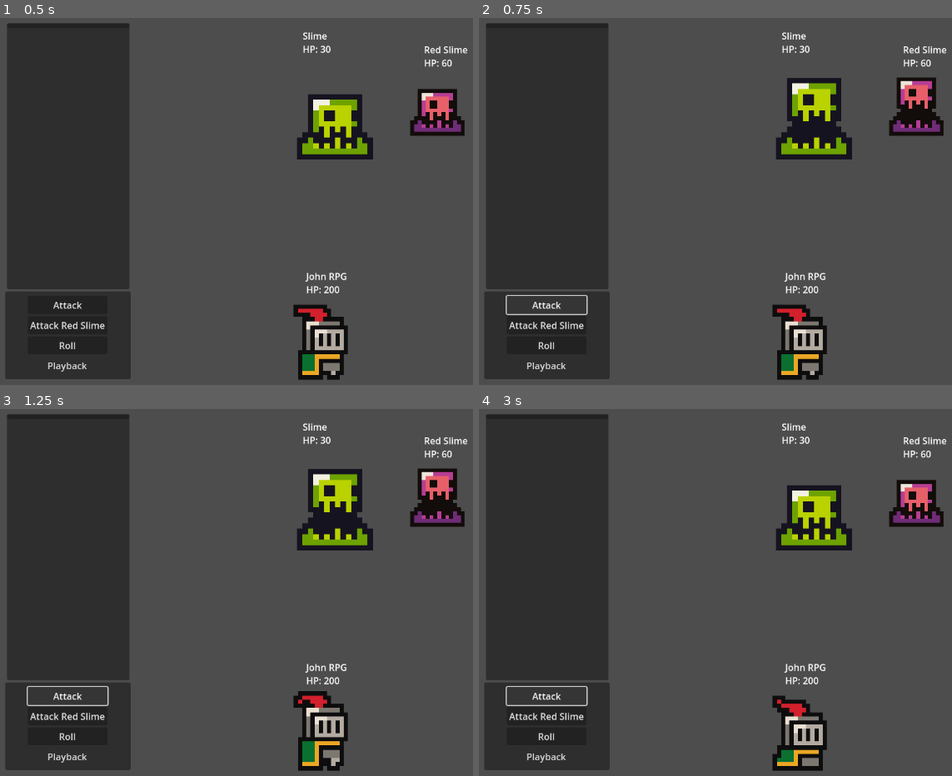
Above: before the commit, frames 1-4 (two rows, left to right).
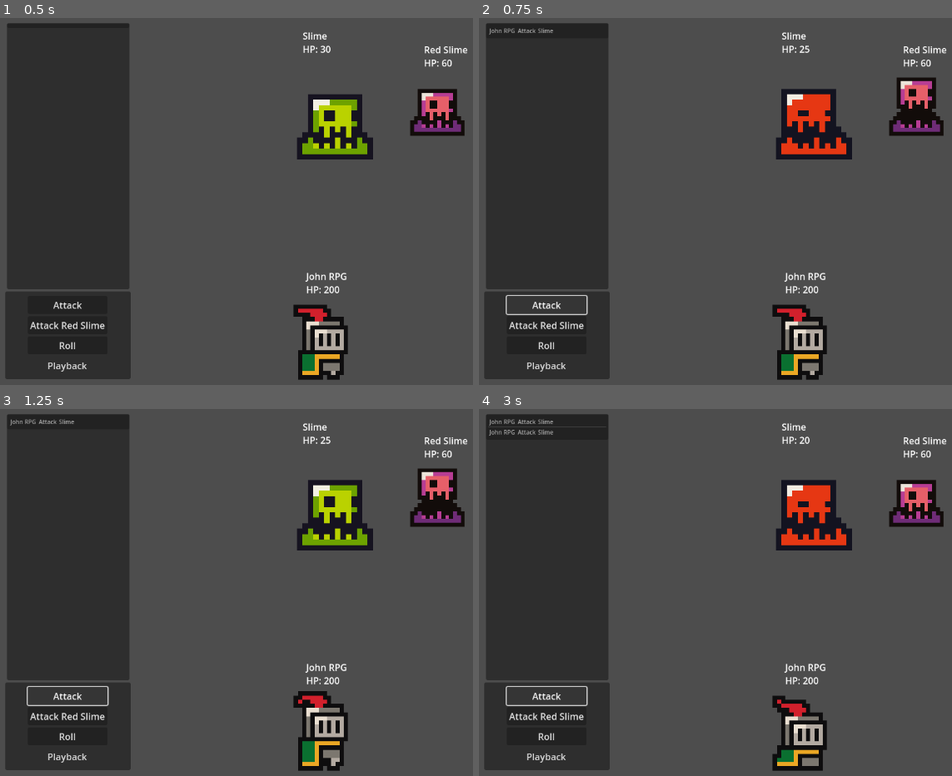
Above: after the commit, the same moments.

Repository: jhobz/rpg-prototype
Game: Godot game, scene res://scenes/game.tscn
Same seed, same stepped clock (60 frames per second), same inputs: the game is played once before the commit and once after it.
Inputs:
- Up to frame 1 (0.5 s): no input
- Up to frame 2 (0.75 s): click "Attack" at 0.5 s
- Up to frame 3 (1.25 s): no input
- Up to frame 4 (3 s): click "Attack Red Slime" at 1.25 s; click "Roll" at 2 s; click "Attack" at 2.75 s

Frame 1 is identical in both runs. In frame 2, 2.0% of the frame differs, in the area x 2-78%, y 2-38%; in frame 3, 1.1%; in frame 4, 2.0%.
Error before the commit: Invalid assignment of property or key 'is_active' with value of type 'bool' on a base object of type 'Nil'. (res://logic/state_machine.gd:17)

Commit message:
Functional resolution of merge

Diff:
--- a/logic/states/BattleComplete.gd
+++ b/logic/states/BattleComplete.gd
@@ -6,7 +6,7 @@
 	var pc_alive = false
 	var npc_alive = false
 	for node in %Characters.get_children():
-		var char = node as Character
+		var char = (node as Character) if node is Character else node.get_node("Character") as Character
 		if not char.is_dead():
 			if char.is_player_character:
 				pc_alive = true
--- a/logic/states/BattleIdle.gd
+++ b/logic/states/BattleIdle.gd
@@ -9,7 +9,7 @@
 
 func enter():
 	for node in %Characters.get_children():
-		characters.append(node)
+		characters.append(node as Character if node is Character else node.get_node("Character") as Character)
 
 func exit():
 	characters.clear()
--- a/scenes/Character/character.gd
+++ b/scenes/Character/character.gd
@@ -63,7 +63,7 @@
 		return
 
 	print(char_name + ' died')
-	queue_free()
+	visible = false
 
 func die():
 	if animated_sprite.is_playing() and animated_sprite.animation == 'hit':
--- a/scenes/game.tscn
+++ b/scenes/game.tscn
@@ -1,10 +1,13 @@
-[gd_scene load_steps=30 format=3 uid="uid://b33y6mn6fv2mw"]
+[gd_scene load_steps=33 format=3 uid="uid://b33y6mn6fv2mw"]
 
 [ext_resource type="Script" uid="uid://c4t4igimji1m2" path="res://logic/state_machine.gd" id="1_lbhrr"]
 [ext_resource type="Script" uid="uid://da38x83w6ofja" path="res://scenes/game_manager.gd" id="1_uwrxv"]
 [ext_resource type="Script" uid="uid://dolcf35kui0ao" path="res://scenes/Character/Actions/attack.gd" id="2_lbhrr"]
 [ext_resource type="Script" uid="uid://cyrlkjq7sj35o" path="res://scenes/Character/Actions/roll.gd" id="2_lnu2h"]
 [ext_resource type="PackedScene" uid="uid://cbekf0oq6lt2k" path="res://scenes/Character/character.tscn" id="2_yqjtg"]
+[ext_resource type="Script" uid="uid://bfays8ylln5is" path="res://logic/states/BattleIdle.gd" id="3_u5sy4"]
+[ext_resource type="Script" uid="uid://csoovgukgfds2" path="res://logic/states/CharacterTurn.gd" id="4_gee14"]
+[ext_resource type="Script" uid="uid://cw152v0s4sq65" path="res://logic/states/BattleComplete.gd" id="5_0tnpc"]
 [ext_resource type="Texture2D" uid="uid://dc7bufts8305d" path="res://assets/sprites/knight.png" id="7_gee14"]
 [ext_resource type="PackedScene" uid="uid://b8t3u20c4a6l3" path="res://scenes/Character/Characters/Enemies/slime.tscn" id="7_u5sy4"]
 [ext_resource type="PackedScene" uid="uid://ckp66wttmrqym" path="res://scenes/Character/Characters/Enemies/red_slime.tscn" id="8_gee14"]
@@ -178,10 +181,26 @@
 unique_name_in_owner = true
 script = ExtResource("1_uwrxv")
 
-[node name="GameStateMachine" type="Node" parent="."]
+[node name="GameStateMachine" type="Node" parent="." node_paths=PackedStringArray("starting_state")]
 unique_name_in_owner = true
 script = ExtResource("1_lbhrr")
+starting_state = NodePath("BattleIdle")
 metadata/_custom_type_script = "uid://c4t4igimji1m2"
+
+[node name="BattleIdle" type="Node" parent="GameStateMachine" node_paths=PackedStringArray("turn_state", "complete_state")]
+script = ExtResource("3_u5sy4")
+turn_state = NodePath("../CharacterTurn")
+complete_state = NodePath("../BattleComplete")
+metadata/_custom_type_script = "uid://drjq2ahjmnkhw"
+
+[node name="CharacterTurn" type="Node" parent="GameStateMachine" node_paths=PackedStringArray("idle_state")]
+script = ExtResource("4_gee14")
+idle_state = NodePath("../BattleIdle")
+metadata/_custom_type_script = "uid://drjq2ahjmnkhw"
+
+[node name="BattleComplete" type="Node" parent="GameStateMachine"]
+script = ExtResource("5_0tnpc")
+metadata/_custom_type_script = "uid://drjq2ahjmnkhw"
 
 [node name="Commands" type="Control" parent="."]
 layout_mode = 3
@@ -269,6 +288,7 @@
 position = Vector2(-88, 117)
 animated_sprite = NodePath("AnimatedSprite2D")
 char_name = "John RPG"
+is_player_character = true
 max_hp = 200
 
 [node name="AnimatedSprite2D" type="AnimatedSprite2D" parent="Characters/JohnRPG"]
--- a/scenes/game_manager.gd
+++ b/scenes/game_manager.gd
@@ -34,7 +34,6 @@
 		return
 
 	john.execute_action(attack, slime)
-	attack.execute(john, slime)
 	log_instruction(attack, john, slime)
 
 func _on_attack_bottom_button_pressed() -> void:
